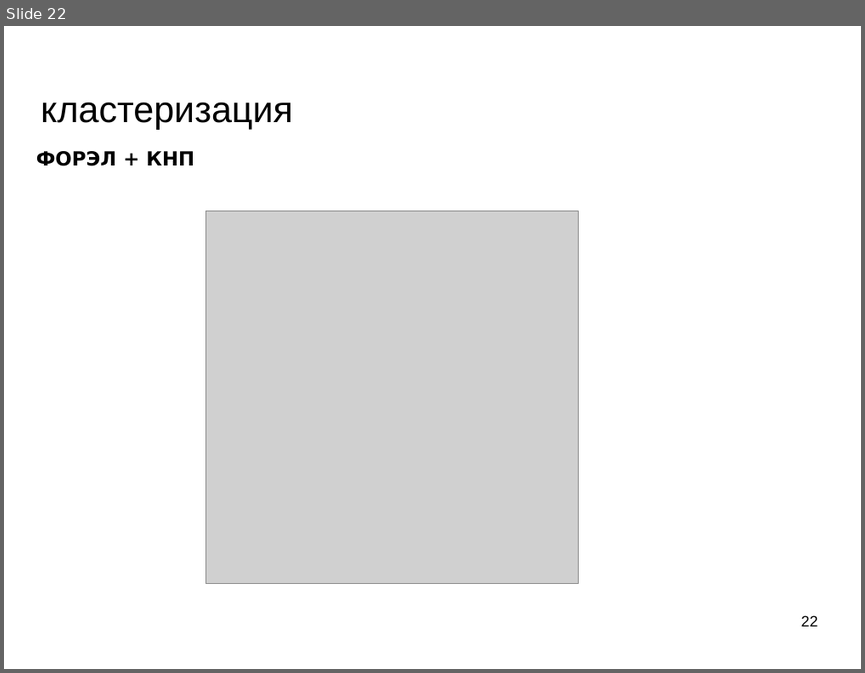
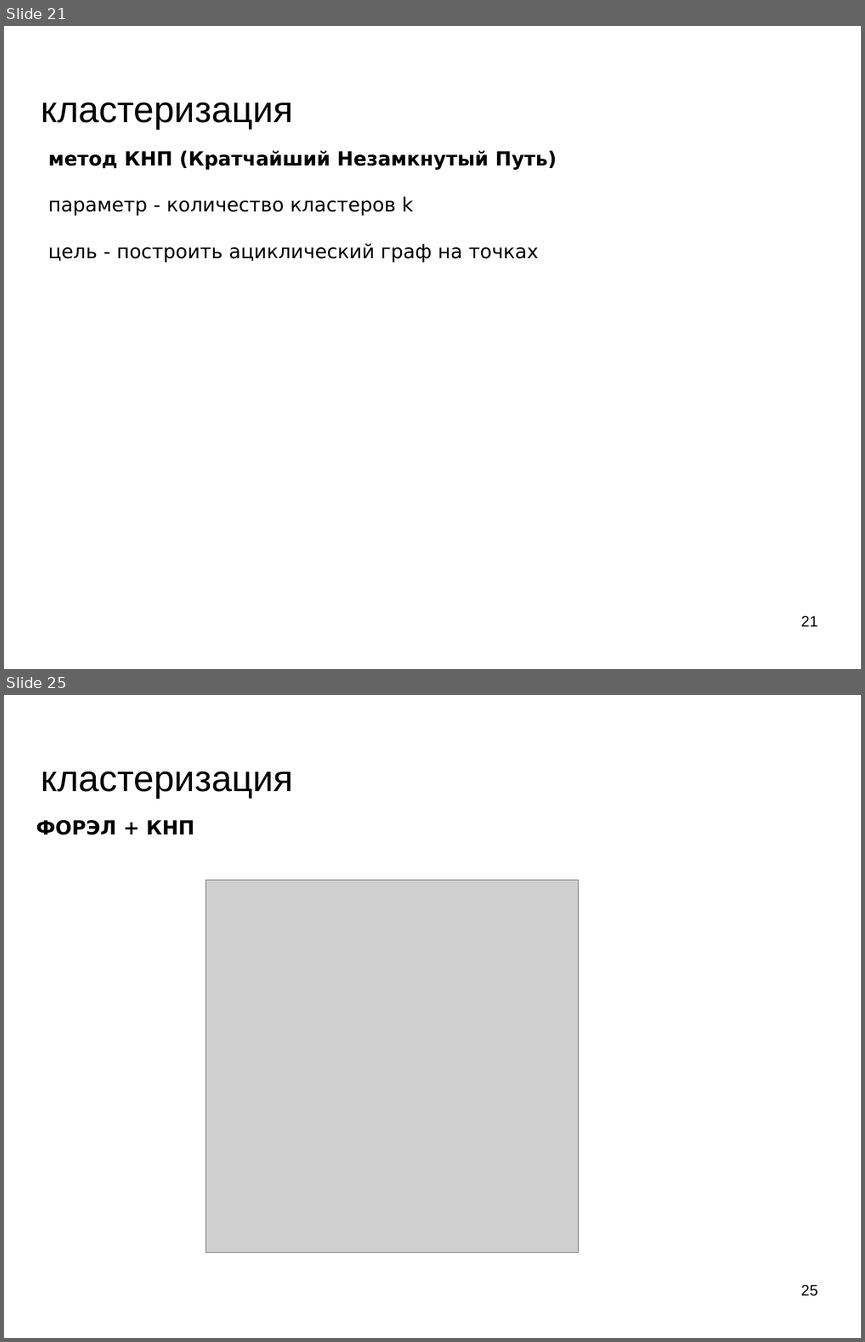
Before and after one commit to mechanoid5/ml_lectorium_legacy, a slide deck: 07-cluster.odp. Shown one above the other, each under a label of ours: slide 22 before the commit, slides 21 and 25 after it; the slides between them are not shown. The pictures are 865x673 and 865x1342 pixels, drawn with LibreOffice and Linux fonts; fonts in the diff are those of the drawing; grey boxes stand for pictures; background and template pictures are left out. Boxes give left, top, right and bottom in pixels: in the first picture for what was removed or moved away, otherwise in the second. Text is boxed around its words. In the diff, an @@ line names an element or a change of style, - is before the commit and + after.

```diff
--- a/07-cluster.odp
+++ b/07-cluster.odp
@@ slide 21 added at <box>4,26,861,669</box>, background picture (left out) @@
@@ title added at <box>41,102,293,130</box>, 33.9 pt, text #000000 @@
+кластеризация
@@ text added at <box>48,150,556,262</box>, 18 pt, text #000000 @@
+метод КНП (Кратчайший Незамкнутый Путь)
+параметр - количество кластеров k
+цель - построить ациклический граф на точках
@@ page number added at <box>801,615,818,626</box>, 14 pt, text #000000 @@
+21
@@ what was slide 22 is now slide 25 @@
@@ page number at <box>801,1284,818,1295</box>: text changed @@
-22
+25
```
Also in this commit, not shown: 6 slides changed, 11 other slides added, 1 slide removed, 6 other files.
